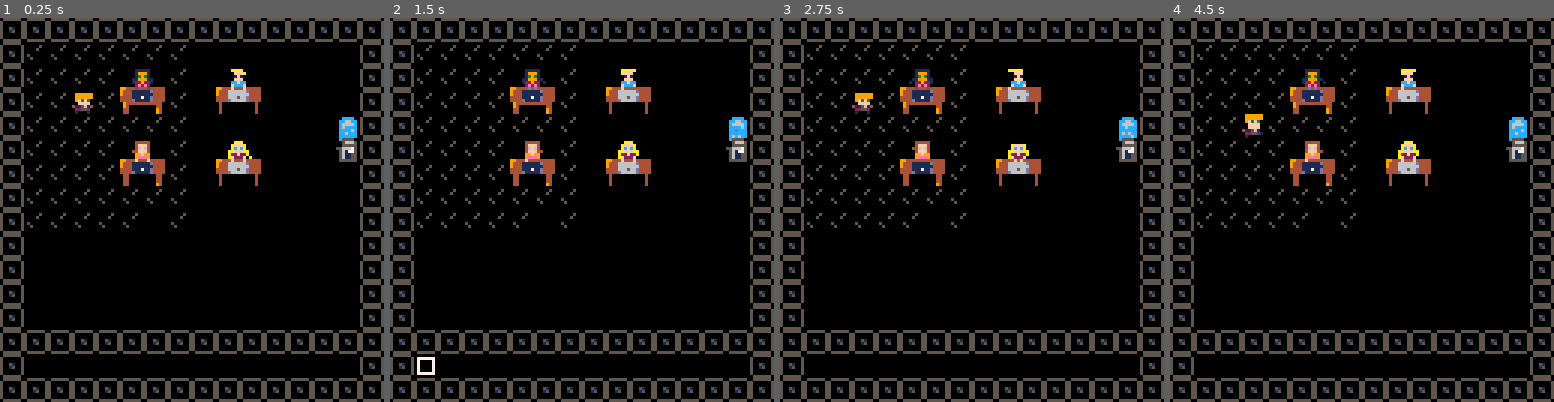
Above: before the commit, frames 1-4 (left to right).
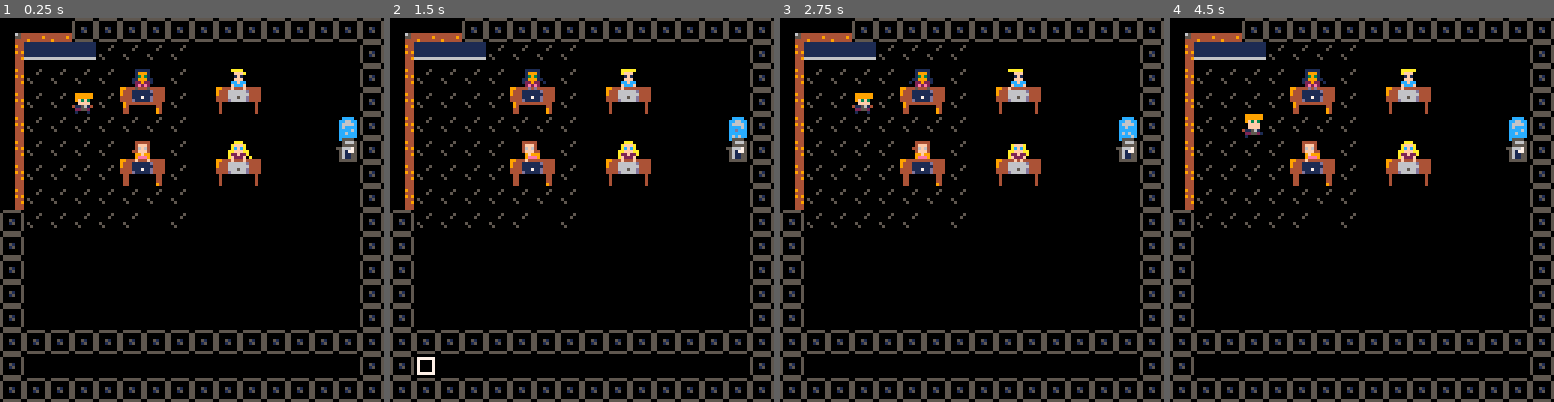
Above: after the commit, the same moments.

Repository: brettski/pico-8
Game: PICO-8 cartridge itslug.p8
Two runs of this game, one before a commit and one after it. Both use one fixed random seed, a clock stepped at 60 frames per second and the inputs below.
Inputs:
- Up to frame 1 (0.25 s): no input
- Up to frame 2 (1.5 s): tap X (X key) at 0.33, 1.07 s; tap O (Z key) at 0.7 s
- Up to frame 3 (2.75 s): hold Right 1.6-2.1 s; tap O (Z key) at 1.7, 2.1, 2.5 s; tap X (X key) at 1.85 s; hold Up 2.15-2.42 s; hold Right from 2.47 s (still down)
- Up to frame 4 (4.5 s): tap O (Z key) every 0.4 s from 2.9 to 4.1 s; tap X (X key) at 2.97, 4.08 s; release Right at 3.03 s; hold Left 3.08-3.58 s; hold Down 3.63-3.97 s; hold Right from 4.02 s (still down)

The runs differ from the first frame. In frame 1, 3.4% of the frame differs, in the area x 0-25%, y 0-50%; in frame 2, 3.5%, in the area x 0-40%, y 0-50%; in frame 3, 3.4%; in frame 4, 3.5%.

Commit message:
mess'n with walls

Diff:
--- a/itslug.p8
+++ b/itslug.p8
@@ -306,23 +306,43 @@
 
 
 
+…(20 lines of a section not shown)…
 __gff__
 0000000000000000000000000000000000000000000000000000000000000000000000000000000000000000000000000101010101000000000000000003000100000000000000000303030307070707000000000000000003030303070707070000000000000000070707070707070701010101000000000303030303030303
 0000000000000000000000000000000000000000000000000000000000000000000000000000000000000000000000000000000000000000000000000000000000000000000000000000000000000000000000000000000000000000000000000000000000000000000000000000000000000000000000000000000000000000
 __map__
+8081813f3f3f3f3f3f3f3f3f3f3f3f3f00000000000000000000000000000000000000000000000000000000000000000000000000000000000000000000000000000000000000000000000000000000000000000000000000000000000000000000000000000000000000000000000000000000000000000000000000000000
+908383833e3e3e3e000000000000003f00000000000000000000000000000000000000000000000000000000000000000000000000000000000000000000000000000000000000000000000000000000000000000000000000000000000000000000000000000000000000000000000000000000000000000000000000000000
+903e3e3e3e68693e006c6d000000003f00000000000000000000000000000000000000000000000000000000000000000000000000000000000000000000000000000000000000000000000000000000000000000000000000000000000000000000000000000000000000000000000000000000000000000000000000000000
+903e3e3e3e78793e007c7d000000003f00000000000000000000000000000000000000000000000000000000000000000000000000000000000000000000000000000000000000000000000000000000000000000000000000000000000000000000000000000000000000000000000000000000000000000000000000000000
+903e3e3e3e3e3e3e000000000000313f00000000000000000000000000000000000000000000000000000000000000000000000000000000000000000000000000000000000000000000000000000000000000000000000000000000000000000000000000000000000000000000000000000000000000000000000000000000
+903e3e3e3e6a6b3e006e6f000000303f00000000000000000000000000000000000000000000000000000000000000000000000000000000000000000000000000000000000000000000000000000000000000000000000000000000000000000000000000000000000000000000000000000000000000000000000000000000
+903e3e3e3e7a7b3e007e7f000000003f00000000000000000000000000000000000000000000000000000000000000000000000000000000000000000000000000000000000000000000000000000000000000000000000000000000000000000000000000000000000000000000000000000000000000000000000000000000
+903e3e3e3e3e3e3e000000000000003f00000000000000000000000000000000000000000000000000000000000000000000000000000000000000000000000000000000000000000000000000000000000000000000000000000000000000000000000000000000000000000000000000000000000000000000000000000000
+3f3e3e3e3e3e003e000000000000003f00000000000000000000000000000000000000000000000000000000000000000000000000000000000000000000000000000000000000000000000000000000000000000000000000000000000000000000000000000000000000000000000000000000000000000000000000000000
+3f00000000000000000000000000003f00000000000000000000000000000000000000000000000000000000000000000000000000000000000000000000000000000000000000000000000000000000000000000000000000000000000000000000000000000000000000000000000000000000000000000000000000000000
+3f00000000000000000000000000003f00000000000000000000000000000000000000000000000000000000000000000000000000000000000000000000000000000000000000000000000000000000000000000000000000000000000000000000000000000000000000000000000000000000000000000000000000000000
+3f00000000000000000000000000003f00000000000000000000000000000000000000000000000000000000000000000000000000000000000000000000000000000000000000000000000000000000000000000000000000000000000000000000000000000000000000000000000000000000000000000000000000000000
+3f00000000000000000000000000003f00000000000000000000000000000000000000000000000000000000000000000000000000000000000000000000000000000000000000000000000000000000000000000000000000000000000000000000000000000000000000000000000000000000000000000000000000000000
 3f3f3f3f3f3f3f3f3f3f3f3f3f3f3f3f00000000000000000000000000000000000000000000000000000000000000000000000000000000000000000000000000000000000000000000000000000000000000000000000000000000000000000000000000000000000000000000000000000000000000000000000000000000
-3f3e3e3e3e3e3e3e000000000000003f00000000000000000000000000000000000000000000000000000000000000000000000000000000000000000000000000000000000000000000000000000000000000000000000000000000000000000000000000000000000000000000000000000000000000000000000000000000
-3f3e3e3e3e68693e006c6d000000003f00000000000000000000000000000000000000000000000000000000000000000000000000000000000000000000000000000000000000000000000000000000000000000000000000000000000000000000000000000000000000000000000000000000000000000000000000000000
-3f3e3e3e3e78793e007c7d000000003f00000000000000000000000000000000000000000000000000000000000000000000000000000000000000000000000000000000000000000000000000000000000000000000000000000000000000000000000000000000000000000000000000000000000000000000000000000000
-3f3e3e3e3e3e3e3e000000000000313f00000000000000000000000000000000000000000000000000000000000000000000000000000000000000000000000000000000000000000000000000000000000000000000000000000000000000000000000000000000000000000000000000000000000000000000000000000000
-3f3e3e3e3e6a6b3e006e6f000000303f00000000000000000000000000000000000000000000000000000000000000000000000000000000000000000000000000000000000000000000000000000000000000000000000000000000000000000000000000000000000000000000000000000000000000000000000000000000
-3f3e3e3e3e7a7b3e007e7f000000003f00000000000000000000000000000000000000000000000000000000000000000000000000000000000000000000000000000000000000000000000000000000000000000000000000000000000000000000000000000000000000000000000000000000000000000000000000000000
-3f3e3e3e3e3e3e3e000000000000003f00000000000000000000000000000000000000000000000000000000000000000000000000000000000000000000000000000000000000000000000000000000000000000000000000000000000000000000000000000000000000000000000000000000000000000000000000000000
-3f3e3e3e3e3e003e000000000000003f00000000000000000000000000000000000000000000000000000000000000000000000000000000000000000000000000000000000000000000000000000000000000000000000000000000000000000000000000000000000000000000000000000000000000000000000000000000
-3f00000000000000000000000000003f00000000000000000000000000000000000000000000000000000000000000000000000000000000000000000000000000000000000000000000000000000000000000000000000000000000000000000000000000000000000000000000000000000000000000000000000000000000
-3f00000000000000000000000000003f00000000000000000000000000000000000000000000000000000000000000000000000000000000000000000000000000000000000000000000000000000000000000000000000000000000000000000000000000000000000000000000000000000000000000000000000000000000
-3f00000000000000000000000000003f00000000000000000000000000000000000000000000000000000000000000000000000000000000000000000000000000000000000000000000000000000000000000000000000000000000000000000000000000000000000000000000000000000000000000000000000000000000
 3f00000000000000000000000000003f00000000000000000000000000000000000000000000000000000000000000000000000000000000000000000000000000000000000000000000000000000000000000000000000000000000000000000000000000000000000000000000000000000000000000000000000000000000
 3f3f3f3f3f3f3f3f3f3f3f3f3f3f3f3f00000000000000000000000000000000000000000000000000000000000000000000000000000000000000000000000000000000000000000000000000000000000000000000000000000000000000000000000000000000000000000000000000000000000000000000000000000000
-3f00000000000000000000000000003f00000000000000000000000000000000000000000000000000000000000000000000000000000000000000000000000000000000000000000000000000000000000000000000000000000000000000000000000000000000000000000000000000000000000000000000000000000000
-3f3f3f3f3f3f3f3f3f3f3f3f3f3f3f3f00000000000000000000000000000000000000000000000000000000000000000000000000000000000000000000000000000000000000000000000000000000000000000000000000000000000000000000000000000000000000000000000000000000000000000000000000000000
Not shown, changed: 25 lines of the sprite sheet (__gfx__) section of itslug.p8
